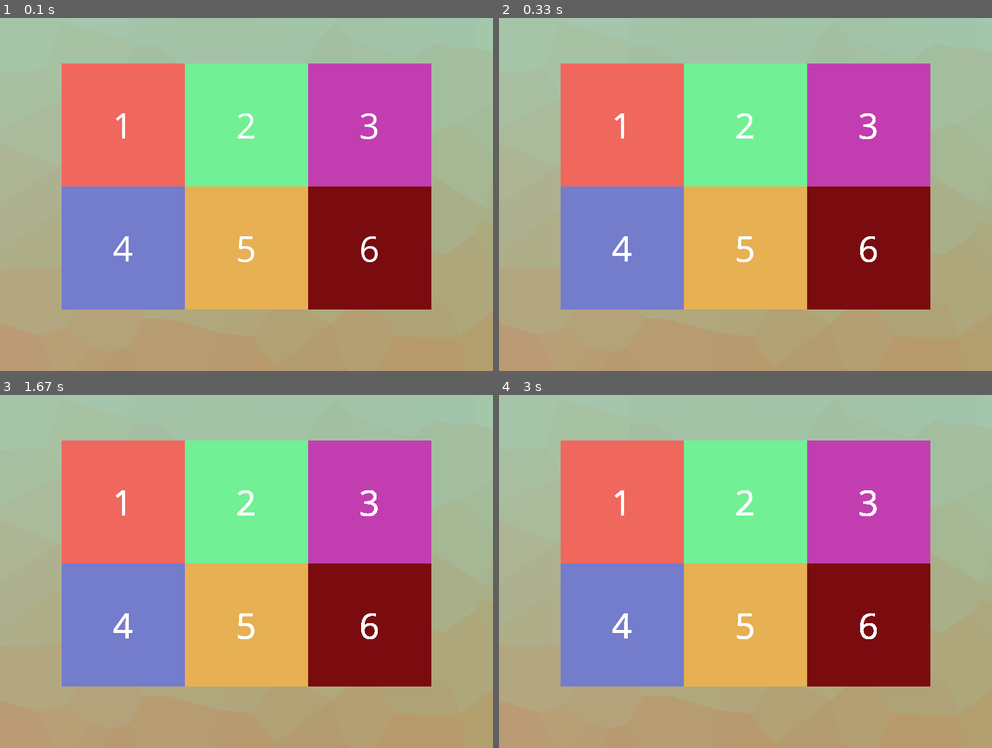
Above: before the commit, frames 1-4 (two rows, left to right).
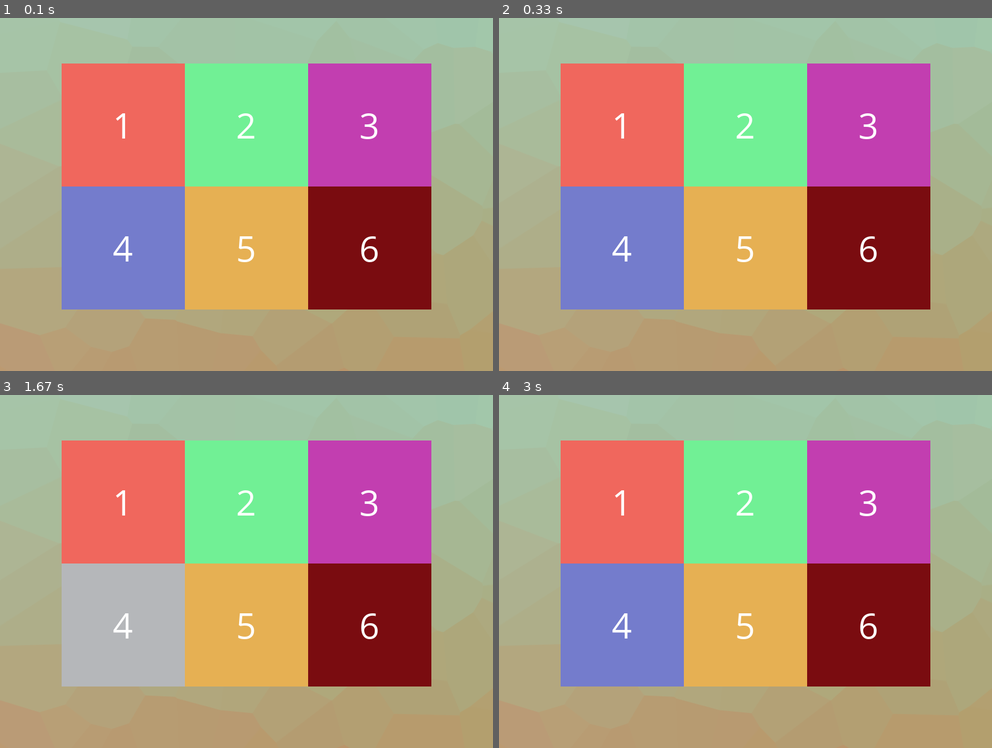
Above: after the commit, the same moments.

Repository: phptuts/pygame-simon-says
Game: pygame game, started from game.py
The game is run twice, just before and just after one commit, with the same random seed, the same clock (stepped at 60 frames per second) and the same inputs.
Inputs:
- Up to frame 1 (0.1 s): no input
- Up to frame 2 (0.33 s): no input
- Up to frame 3 (1.67 s): no input
- Up to frame 4 (3 s): no input

The runs differ from the first frame. In frame 1, 0.1% of the frame differs, in the area x 23-77%, y 27-70%; in frame 2, 0.2%; in frame 3, 8.8%, in the area x 12-77%, y 27-83%; in frame 4, 0.2%.

Commit message:
Got the highlighting to work

Diff:
--- a/game.py
+++ b/game.py
@@ -24,31 +24,12 @@
 RED = (255, 0, 0)
 GREEN = (0, 255, 0)
 BLUE = (0, 0, 255)
-
+HIGHLIGHT_COLOR = (181, 183, 186)
 # Assets
 
 game_folder = os.path.dirname(__file__)
 img_folder = os.path.join(game_folder, 'img')
 background_image = pygame.image.load(os.path.join(img_folder, 'background.png'))
-
-
-class Option(pygame.sprite.Sprite):
-    # Sprite for the player
-    def __init__(self, square_number, color, size_of_side, x, y):
-        pygame.sprite.Sprite.__init__(self)
-        self.image = pygame.Surface((size_of_side, size_of_side))
-        self.image.fill(color)
-        self.image.set_colorkey(BLACK)
-        self.rect = self.image.get_rect()
-        self.rect.center = (x, y)
-        self.font = pygame.font.SysFont('Comic Sans MS', 60)
-        self.text = self.font.render(str(square_number), True, WHITE)
-
-    def update(self):
-        centerx = (self.rect.width / 2) - (self.text.get_rect().width / 2)
-        centery = (self.rect.height / 2) - (self.text.get_rect().height / 2)
-        self.image.blit(self.text, [centerx, centery])
-
 
 # initialize pygame and create window
 pygame.init()
@@ -60,6 +41,49 @@
 clock = pygame.time.Clock()
 
 all_sprites = pygame.sprite.Group()
+sprite_list = []
+simon_says_squares_hightlight = []
+simon_says_remember_choices = []
+number_of_choices = 4
+
+
+def simon_says_squares():
+    simon_says_squares_hightlight.clear()
+    simon_says_remember_choices.clear()
+    for i in range(0, number_of_choices):
+        random_choice = random.randint(0, 5)
+        simon_says_squares_hightlight.append(random_choice)
+        simon_says_remember_choices.append(random_choice)
+
+
+class Option(pygame.sprite.Sprite):
+    # Sprite for the player
+    def __init__(self, square_number, color, size_of_side, x, y):
+        pygame.sprite.Sprite.__init__(self)
+        self.image = pygame.Surface((size_of_side, size_of_side))
+        self.color = color
+        self.image.fill(self.color)
+        self.image.set_colorkey(BLACK)
+        self.rect = self.image.get_rect()
+        self.rect.center = (x, y)
+        self.font = pygame.font.SysFont('Comic Sans MS', 60)
+        self.text = self.font.render(str(square_number), True, WHITE)
+        self.choose_square = False
+
+    def toggle_highlight(self):
+        self.choose_square = not self.choose_square
+
+    def update(self):
+        if self.choose_square:
+            self.image.fill(HIGHLIGHT_COLOR)
+        else:
+            self.image.fill(self.color)
+
+        centerx = (self.rect.width / 2) - (self.text.get_rect().width / 2)
+        centery = (self.rect.height / 2) - (self.text.get_rect().height / 2)
+        self.image.blit(self.text, [centerx, centery])
+
+
 row1 = [
     (240, 103, 93),
     (113, 240, 149),
@@ -71,16 +95,24 @@
     (122, 12, 16)
 ]
 counter = 1
-for color in row1:
-    all_sprites.add(Option(str(counter), color, 200, 200 * counter, 200))
+for color_square in row1:
+    sprite = Option(str(counter), color_square, 200, 200 * counter, 200)
+    all_sprites.add(sprite)
+    sprite_list.append(sprite)
     counter += 1
 
 counter = 1
-for color in row2:
-    all_sprites.add(Option(str(counter + 3), color, 200, 200 * counter, 400))
+for color_square in row2:
+    sprite = Option(str(counter + 3), color_square, 200, 200 * counter, 400)
+    all_sprites.add(sprite)
+    sprite_list.append(sprite)
     counter += 1
 
 running = True
+mode = 'simon_says'
+generate_numbers = True
+next_square_time = pygame.time.get_ticks() + 500
+previous_choice = -1
 
 while running:
 
@@ -91,6 +123,24 @@
         # check for closing the window
         if event.type == pygame.QUIT:
             running = False
+    if mode == 'simon_says' and generate_numbers:
+        simon_says_squares()
+        generate_numbers = False
+        print(simon_says_squares)
+
+    if len(simon_says_squares_hightlight) == 0 and mode == 'simon_says' and next_square_time < pygame.time.get_ticks():
+        mode = 'human'
+        sprite_list[previous_choice].toggle_highlight()
+
+    if mode == 'simon_says' and next_square_time < pygame.time.get_ticks():
+
+        if previous_choice > -1:
+            sprite_list[previous_choice].toggle_highlight()
+
+        choice = simon_says_squares_hightlight.pop(0)
+        sprite_list[choice].toggle_highlight()
+        previous_choice = choice
+        next_square_time = pygame.time.get_ticks() + 500
 
     # Update
     all_sprites.update()
